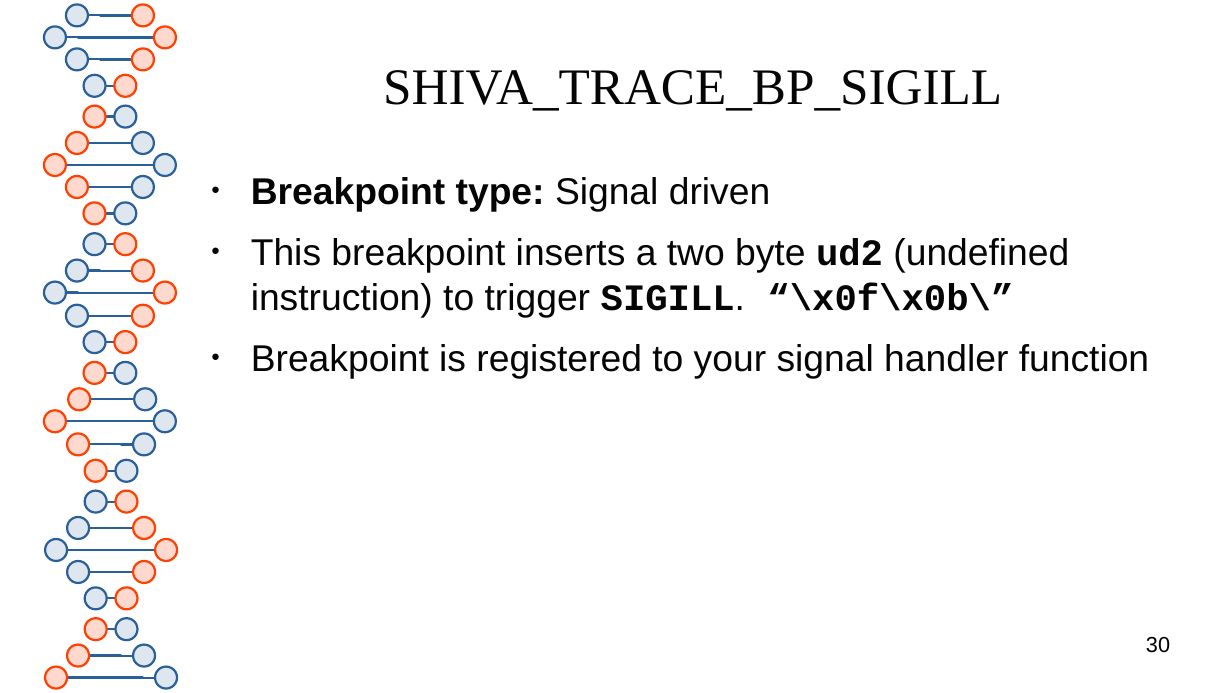
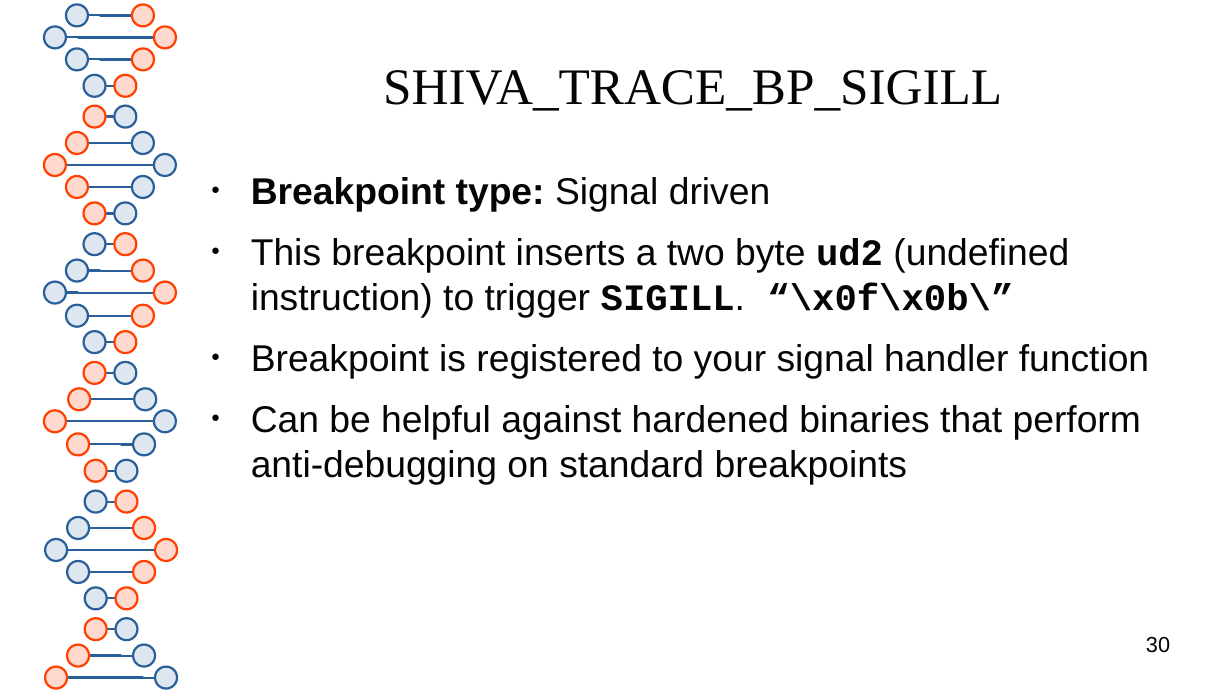
Before and after one commit to elfmaster/shiva, a slide deck: slide 30 of presentation/shiva_runtime.odp. Drawn at 1232x693 pixels with LibreOffice and Linux fonts; fonts in the diff are those of the drawing. Boxes give left, top, right and bottom in pixels: in the first picture for what was removed or moved away, otherwise in the second. Text is boxed around its words. In the diff, an @@ line names an element or a change of style, - is before the commit and + after.

Commit message:
updated presentation with breakpoint example code

```diff
--- a/presentation/shiva_runtime.odp
+++ b/presentation/shiva_runtime.odp
@@ text at [251, 405, 1141, 485]: paragraph added @@
+● Can be helpful against hardened binaries that perform anti-debugging on standard breakpoints
```
Also in this commit, not shown: 1 other slide changed, 1 slide added, 3 other files.
